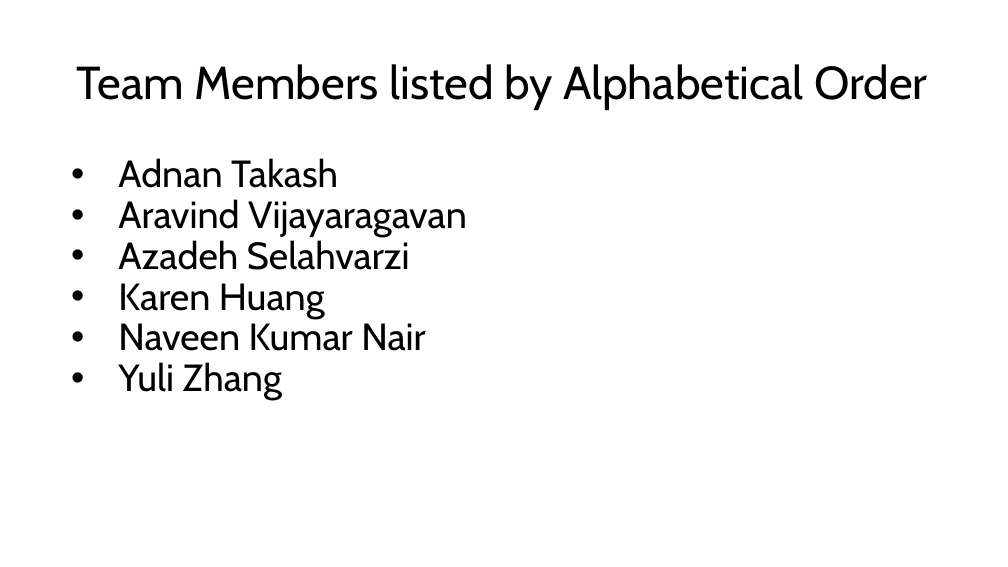
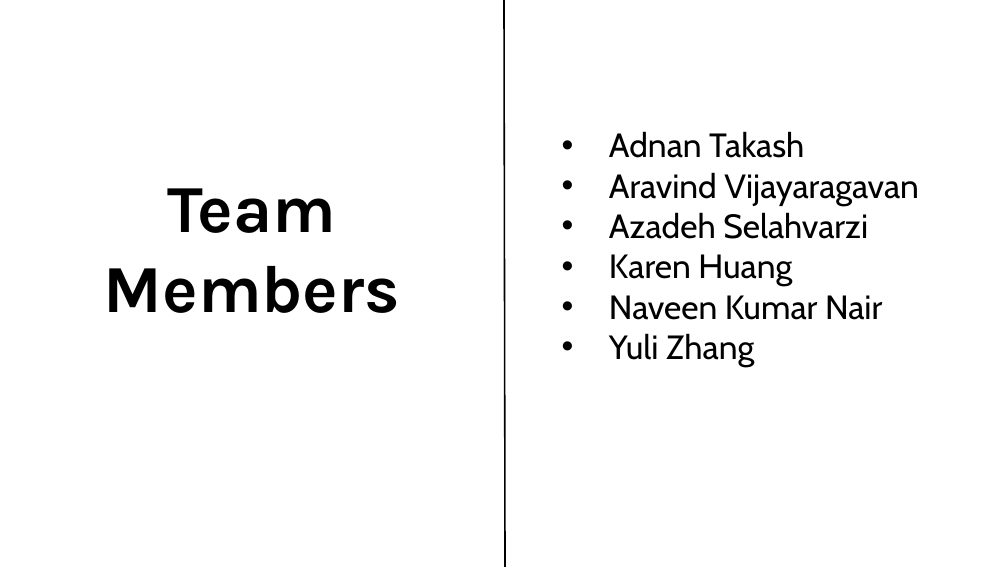
Before and after one commit to adnt01/stroke_factors_analysis, a slide deck: slide 2 of report_and_presentation/Cohort8_DS3_Presentation.pptx. Drawn at 1008x567 pixels with LibreOffice and Linux fonts; fonts in the diff are those of the drawing; background and template pictures are left out. Boxes give left, top, right and bottom in pixels: in the first picture for what was removed or moved away, otherwise in the second. Text is boxed around its words. In the diff, an @@ line names an element or a change of style, - is before the commit and + after.

```diff
--- a/report_and_presentation/Cohort8_DS3_Presentation.pptx
+++ b/report_and_presentation/Cohort8_DS3_Presentation.pptx
@@ line added from (505, 567) to (504, 0), #000000 1.5 pt @@
@@ title removed at <box>77,64,928,110</box> @@
-Team Members listed by Alphabetical Order
@@ text "Adnan Takash": place and size @@
-text "Adnan Takash" at <box>118,158,467,400</box>
+text "Adnan Takash" at <box>609,131,919,367</box>
@@ text "Adnan Takash" at <box>609,131,919,367</box>: size 36 to 32 pt; line spacing 0.9 to 1; vertical alignment middle to top @@
@@ text added at <box>104,188,401,313</box>, 64 pt, text #000000, bold @@
+Team Members
```
Also in this commit, not shown: 4 other slides changed, 7 slides added, 6 slides removed.
